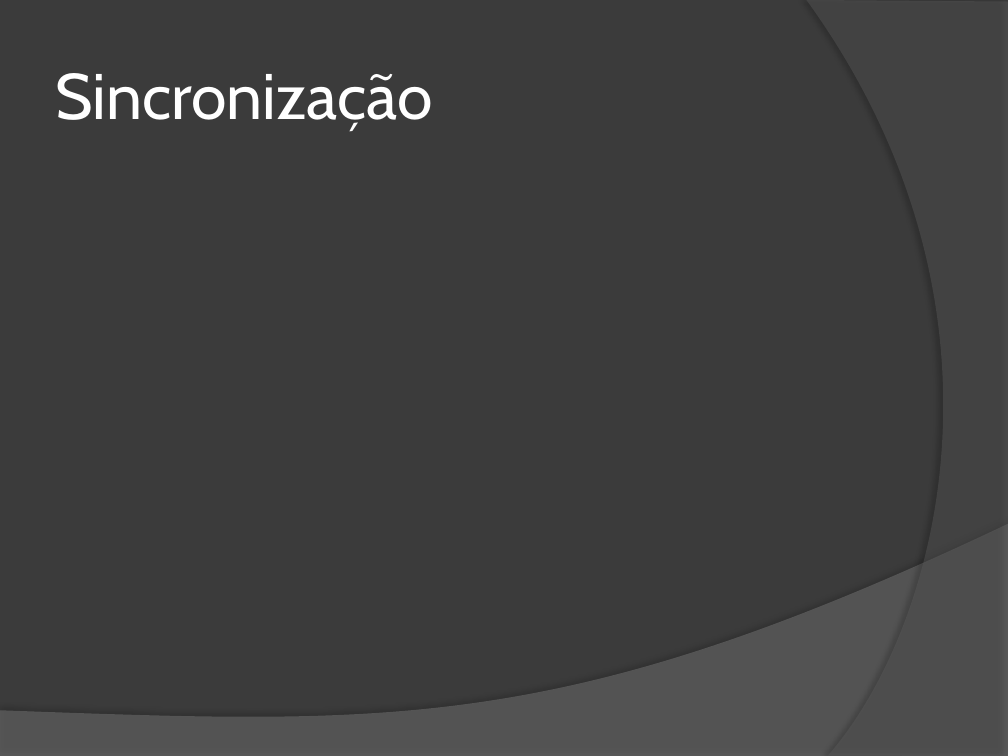
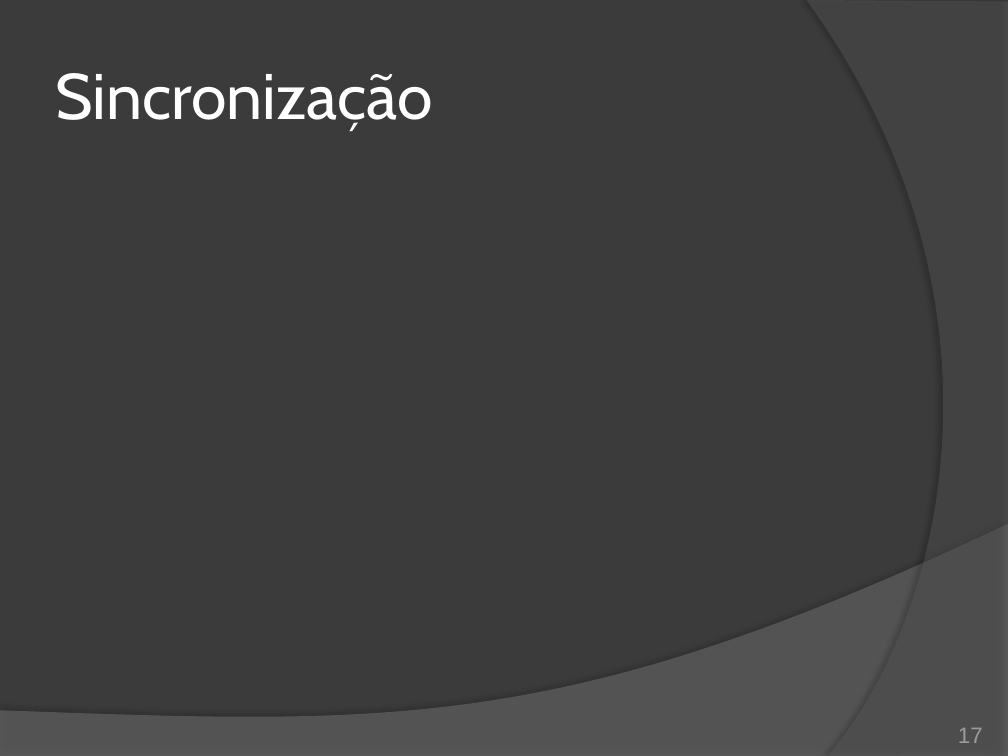
Before and after one commit to duchesqui/slzvieira-training, a slide deck: slide 17 of 2-Java-Programmer-Modulo-II/14.Capitulo08.pptx (slide 15 before the commit). Drawn at 1008x756 pixels with LibreOffice and Linux fonts; fonts in the diff are those of the drawing. Boxes give left, top, right and bottom in pixels: in the first picture for what was removed or moved away, otherwise in the second. Text is boxed around its words. In the diff, an @@ line names an element or a change of style, - is before the commit and + after.

```diff
--- a/2-Java-Programmer-Modulo-II/14.Capitulo08.pptx
+++ b/2-Java-Programmer-Modulo-II/14.Capitulo08.pptx
@@ page number added at [958,728,983,743], 16 pt, text #9D9B9A @@
+17
```
Also in this commit, not shown: 10 other slides changed, 8 slides added, 9 slides removed.
